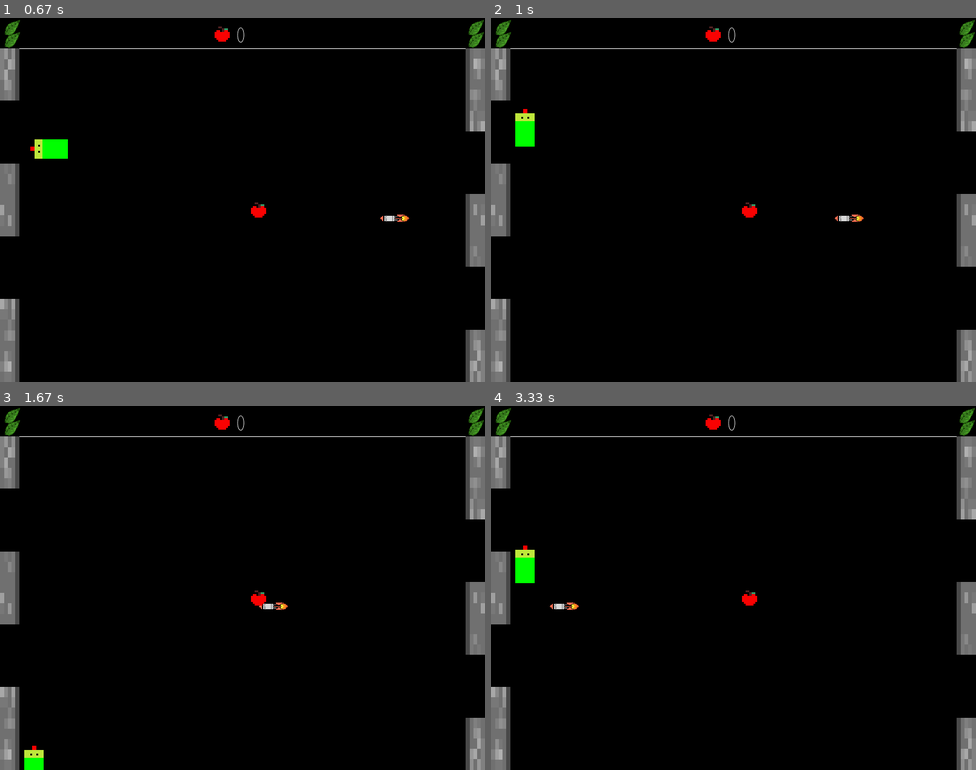
Above: before the commit, frames 1-4 (two rows, left to right).
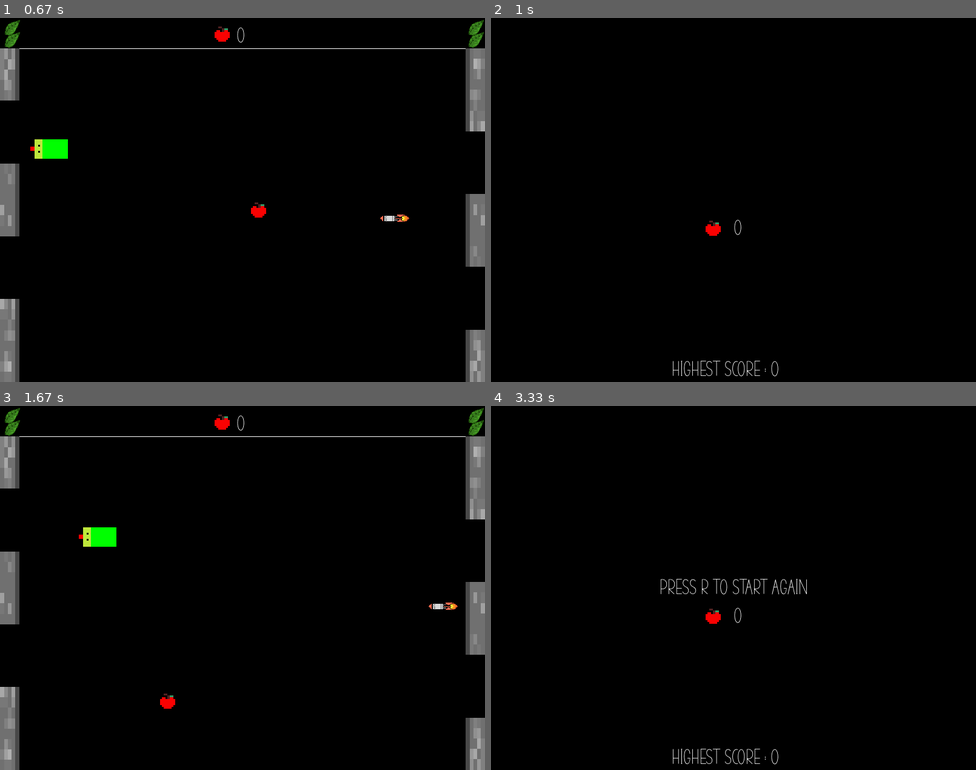
Above: after the commit, the same moments.

Repository: LUDUSLab/stem-games
Game: pygame game, started from gabi.breval/snakepro/teste.py
The game is run twice, just before and just after one commit, with the same random seed, the same clock (stepped at 60 frames per second) and the same inputs.
Inputs:
- Up to frame 1 (0.67 s): hold Right from 0.33 s (still down)
- Up to frame 2 (1 s): release Right at 0.8 s; hold Up from 0.83 s (still down)
- Up to frame 3 (1.67 s): release Up at 1.3 s; hold R from 1.33 s (still down)
- Up to frame 4 (3.33 s): release R at 1.8 s; hold R 2.33-2.87 s

Frame 1 is identical in both runs. In frame 2, 6.0% of the frame differs, in the area x 0-100%, y 0-100%; in frame 3, 0.9%; in frame 4, 6.3%.

Commit message:
Fixing snake moviments

Diff:
--- a/gabi.breval/snakepro/snake_sem_modulos.py
+++ b/gabi.breval/snakepro/snake_sem_modulos.py
@@ -299,10 +299,10 @@
             game_over_screen()
 
     # Checking if the snake has reached the limits of the screen ---------------------------------------------------- #
-    if snake[0][0] > 800:
-        snake[0] = (0, snake[0][1])
-    if snake[0][0] < 0:
-        snake[0] = (800, snake[0][1])
+    if snake[0][0] > 750:
+        snake[0] = (50, snake[0][1])
+    if snake[0][0] < 50:
+        snake[0] = (750, snake[0][1])
     if snake[0][1] > 600:
         snake[0] = (snake[0][0], 55)
     if snake[0][1] < 55:
